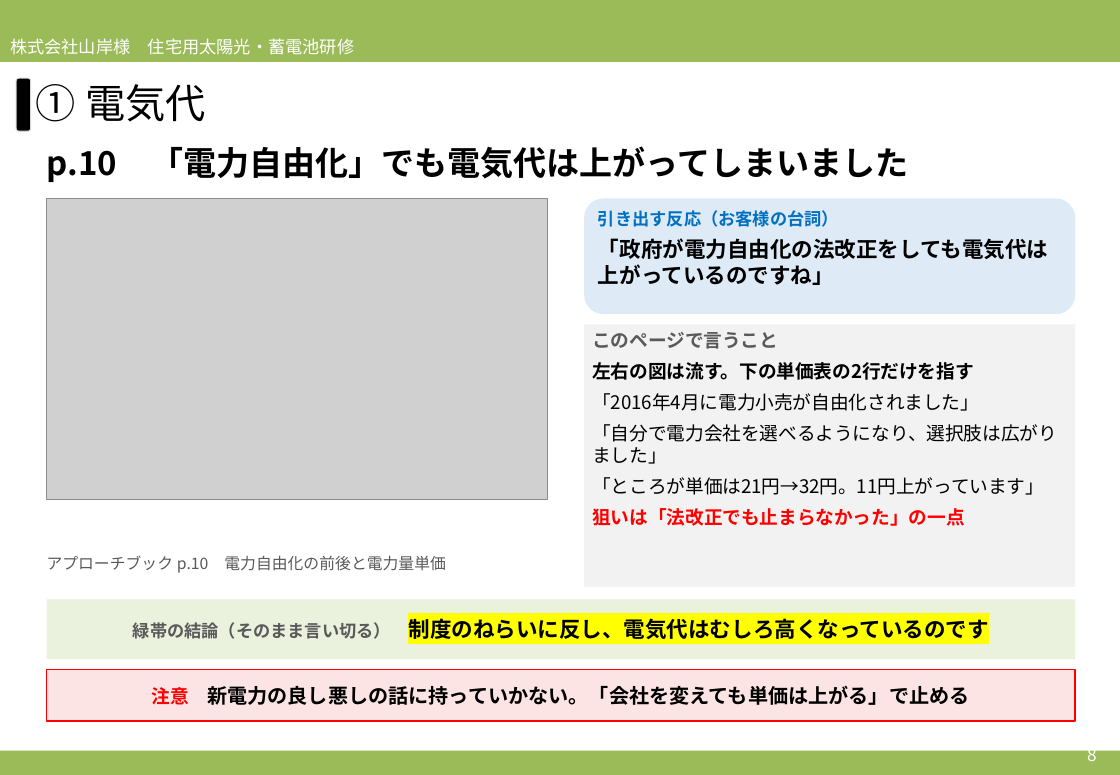
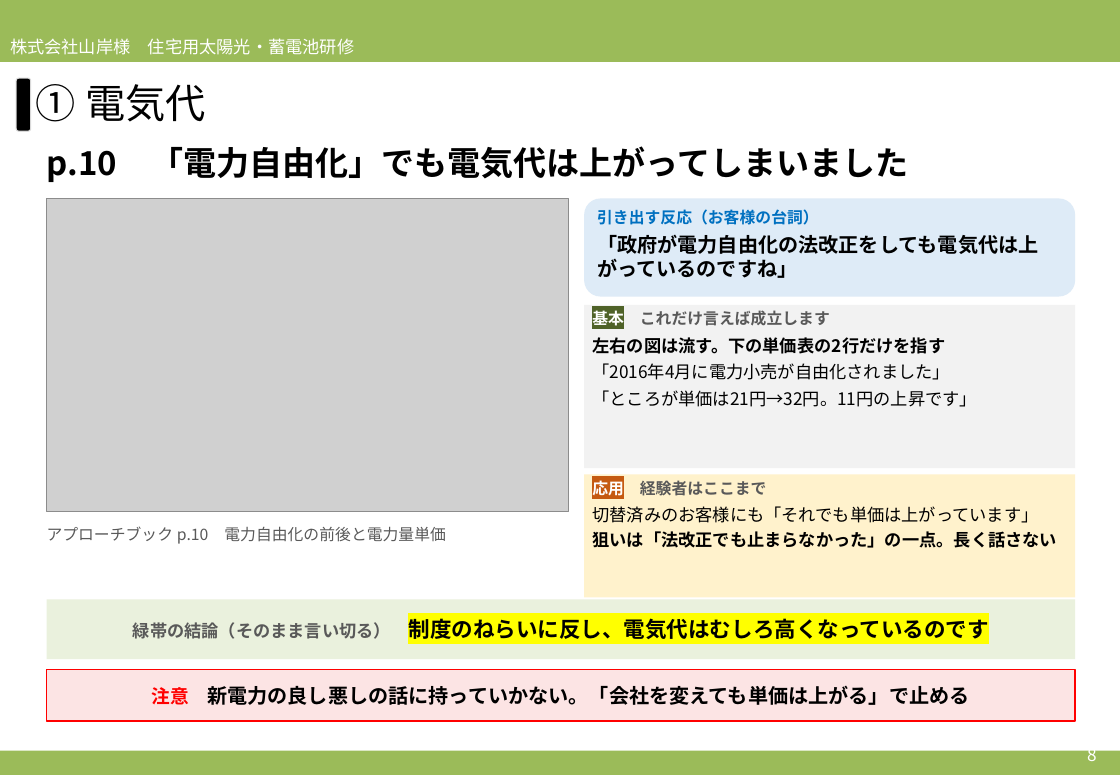
Before and after one commit to soshiro-iki-sys/-, a slide deck: slide 8 of slides/2026営業研修_必要性訴求パート_アプローチブックの伝え方.pptx. Drawn at 1120x775 pixels with LibreOffice and Linux fonts; fonts in the diff are those of the drawing; grey boxes stand for pictures. Boxes give left, top, right and bottom in pixels: in the first picture for what was removed or moved away, otherwise in the second. Text is boxed around its words. In the diff, an @@ line names an element or a change of style, - is before the commit and + after.

```diff
--- a/slides/2026営業研修_必要性訴求パート_アプローチブックの伝え方.pptx
+++ b/slides/2026営業研修_必要性訴求パート_アプローチブックの伝え方.pptx
@@ picture: place and size @@
-picture at box(47, 199, 548, 500)
+picture at box(47, 199, 569, 512)
@@ rounded rectangle "引き出す反応（お客様の台詞）": place and size @@
-rounded rectangle "引き出す反応（お客様の台詞）" at box(584, 199, 1076, 314)
+rounded rectangle "引き出す反応（お客様の台詞）" at box(584, 199, 1076, 297)
@@ rounded rectangle "引き出す反応（お客様の台詞）" at box(584, 199, 1076, 297): size 12 to 11 pt in "引き出す反応（お客様の台詞）"; size 15 to 14 pt in "「政府が電力自由化の法改正をしても電気代は上がっているのですね」"; less space between paragraphs @@
@@ rectangle "基本 これだけ言えば成立します": place and size @@
-rectangle "基本 これだけ言えば成立します" at box(584, 325, 1076, 587)
+rectangle "基本 これだけ言えば成立します" at box(584, 305, 1076, 468)
@@ text in rectangle at box(592, 310, 830, 326): text changed; size 13 to 11 pt @@
-このページで言うこと
+基本 これだけ言えば成立します
@@ text in rectangle at box(592, 337, 950, 380): size 13 to 12 pt in "左右の図は流す。下の単価表の2行だけを指す", "「2016年4月に電力小売が自由化されました」"; less space between paragraphs @@
@@ text in rectangle at box(592, 390, 977, 407): text changed; size 13 to 12 pt @@
-「自分で電力会社を選べるようになり、選択肢は広がりました」
-「ところが単価は21円→32円。11円上がっています」
-狙いは「法改正でも止まらなかった」の一点
+「ところが単価は21円→32円。11円の上昇です」
@@ rectangle added at box(584, 475, 1076, 598), fill #FFF2CC, 12 pt, text #000000, bold @@
+応用 経験者はここまで
+切替済みのお客様にも「それでも単価は上がっています」
+狙いは「法改正でも止まらなかった」の一点。長く話さない
@@ text "アプローチブック p.10 電力自由化の前後と電力量単価": place and size @@
-text "アプローチブック p.10 電力自由化の前後と電力量単価" at box(47, 555, 446, 573)
+text "アプローチブック p.10 電力自由化の前後と電力量単価" at box(47, 526, 446, 544)
```
Also in this commit, not shown: 22 other slides changed, 1 slide added, 3 other files.
